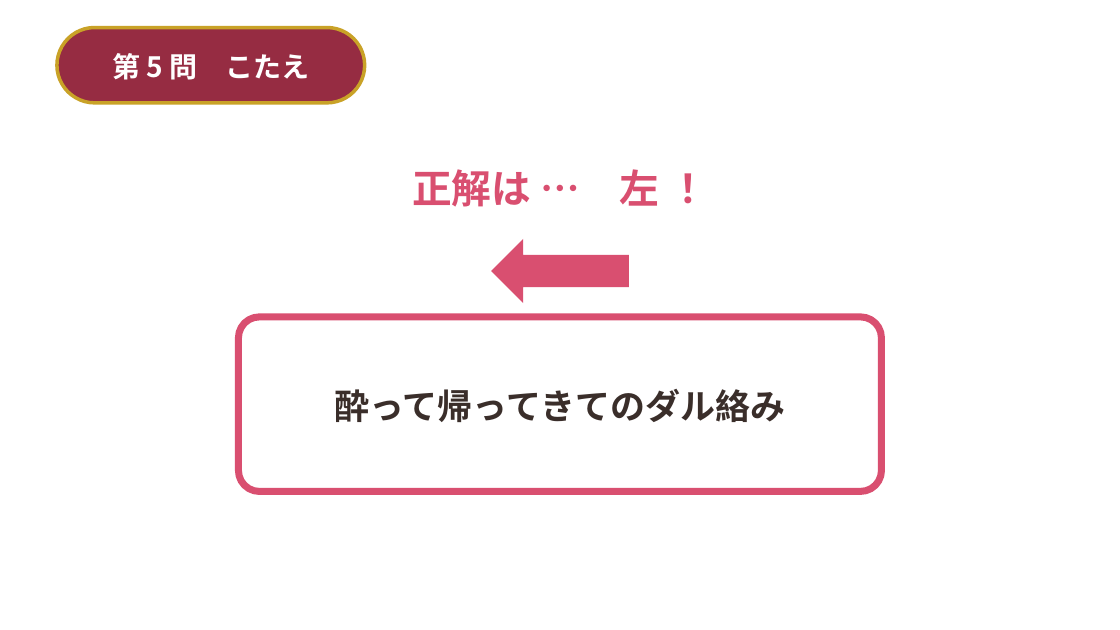
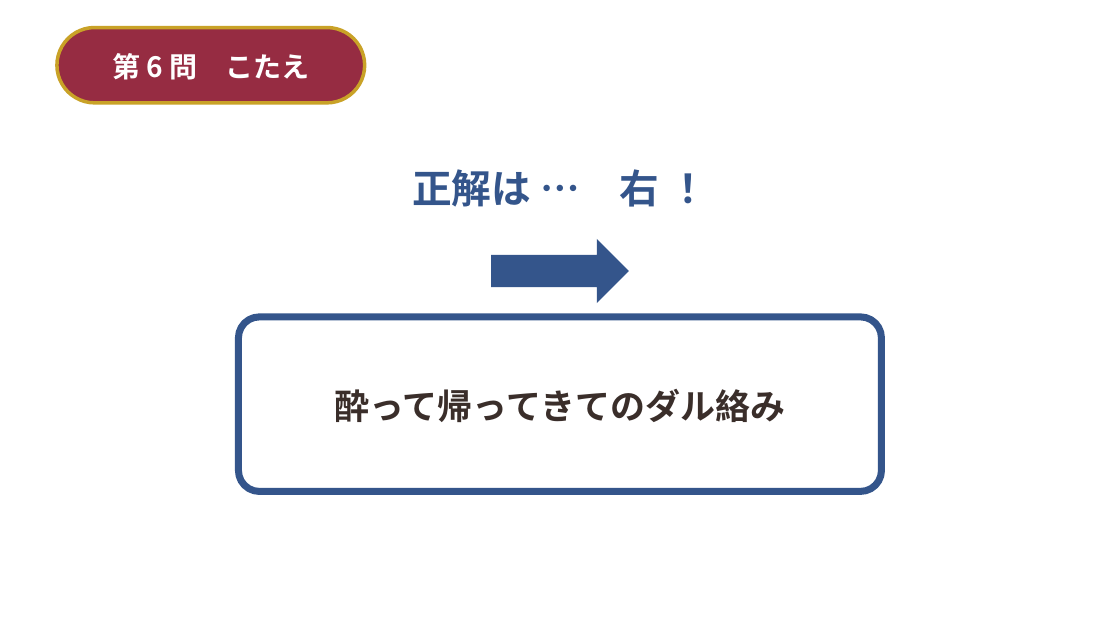
Before and after one commit to st01ohn03-coder/simple-alarm, a slide deck: slide 20 of wedding-deck/build/結婚式_2択クイズ＆ビンゴ.pptx (slide 18 before the commit). Drawn at 1120x630 pixels with LibreOffice and Linux fonts; fonts in the diff are those of the drawing; background and template pictures are left out. Boxes give left, top, right and bottom in pixels: in the first picture for what was removed or moved away, otherwise in the second. Text is boxed around its words. In the diff, an @@ line names an element or a change of style, - is before the commit and + after.

```diff
--- a/wedding-deck/build/結婚式_2択クイズ＆ビンゴ.pptx
+++ b/wedding-deck/build/結婚式_2択クイズ＆ビンゴ.pptx
@@ text in rounded rectangle at (x1=112, y1=53, x2=309, y2=80): text changed @@
-第 5 問 こたえ
+第 6 問 こたえ
@@ text at (x1=412, y1=169, x2=659, y2=207): text changed; text colour #D94F70 to #34558B @@
-正解は … 左 ！
+正解は … 右 ！
@@ left arrow removed at (x1=492, y1=239, x2=629, y2=303) @@
@@ right arrow added at (x1=492, y1=239, x2=629, y2=303), fill #34558B @@
@@ rounded rectangle "酔って帰ってきてのダル絡み" at (x1=239, y1=317, x2=882, y2=492): outline #D94F70 6 pt to #34558B 6 pt @@
```
Also in this commit, not shown: 22 other slides changed, 4 slides added, 5 other files.
